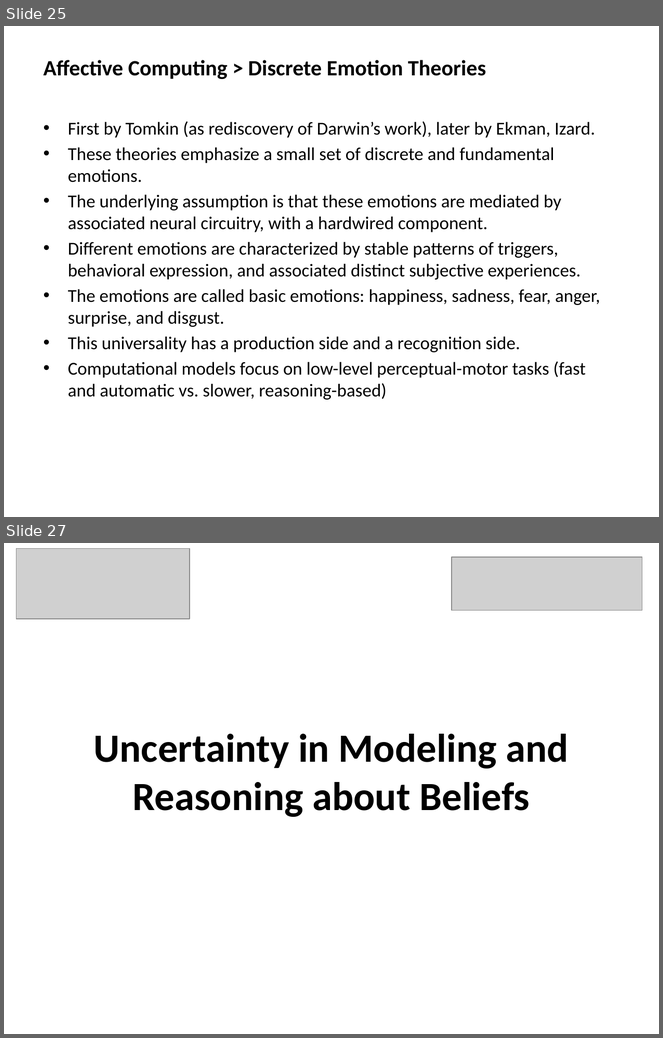
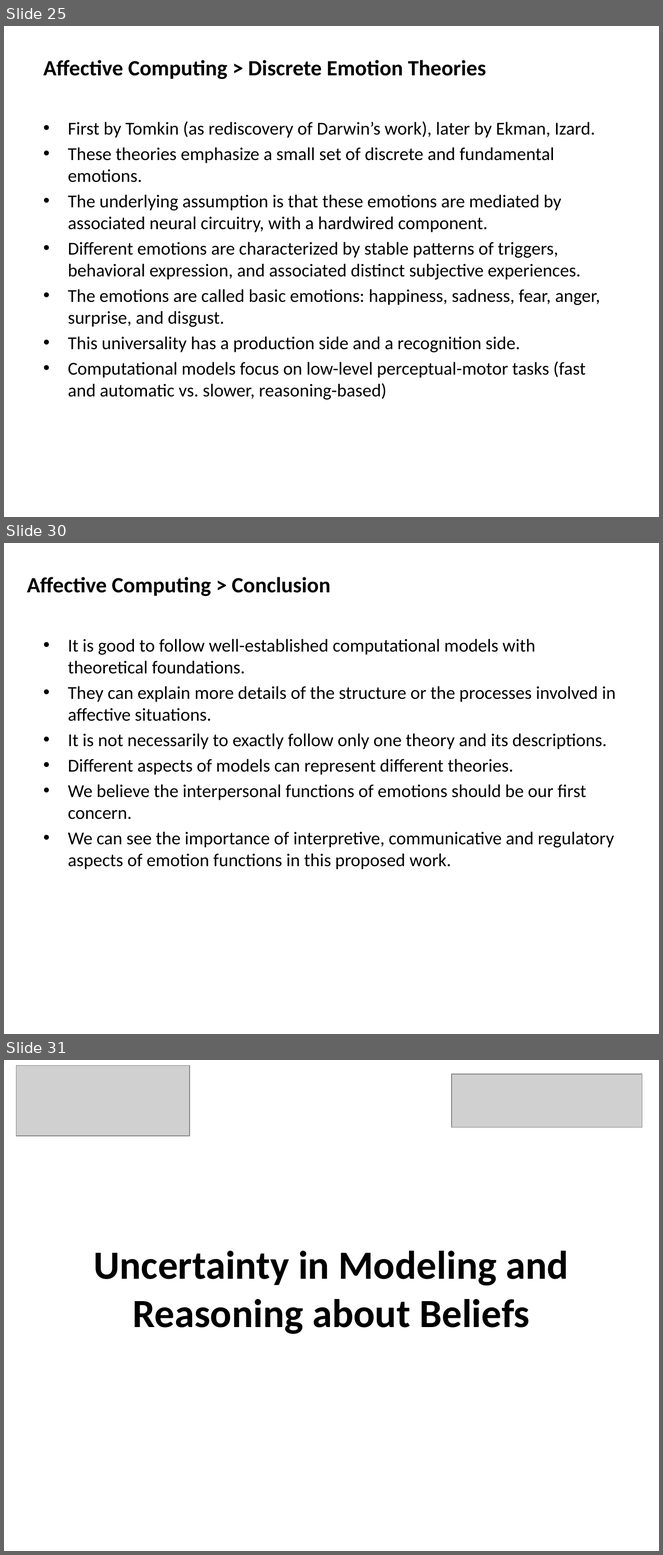
Before and after one commit to mshayganfar/CompExam1, a slide deck: presentation/PhD-comprehensive-exam.pptx. Shown one above the other, each under a label of ours: slides 25 and 27 before the commit, slides 25, 30 and 31 after it; the slides between them are not shown. The pictures are 663x1038 and 663x1555 pixels, drawn with LibreOffice and Linux fonts; fonts in the diff are those of the drawing; grey boxes stand for pictures. Boxes give left, top, right and bottom in pixels: in the first picture for what was removed or moved away, otherwise in the second. Text is boxed around its words. In the diff, an @@ line names an element or a change of style, - is before the commit and + after.

```diff
--- a/presentation/PhD-comprehensive-exam.pptx
+++ b/presentation/PhD-comprehensive-exam.pptx
@@ slide 30 added at (4,543,659,1034), background #FFFFFF @@
@@ text added at (27,577,331,596), 24 pt, text #000000, bold @@
+Affective Computing > Conclusion
@@ text added at (68,639,616,870), 20 pt, text #000000 @@
+• It is good to follow well-established computational models with theoretical foundations.
+• They can explain more details of the structure or the processes involved in affective situations.
+• It is not necessarily to exactly follow only one theory and its descriptions.
+• Different aspects of models can represent different theories.
+• We believe the interpersonal functions of emotions should be our first concern.
+• We can see the importance of interpretive, communicative and regulatory aspects of emotion functions in this proposed work.
@@ what was slide 27 is now slide 31 @@
```
Also in this commit, not shown: 1 slide changed, 3 other slides added.
